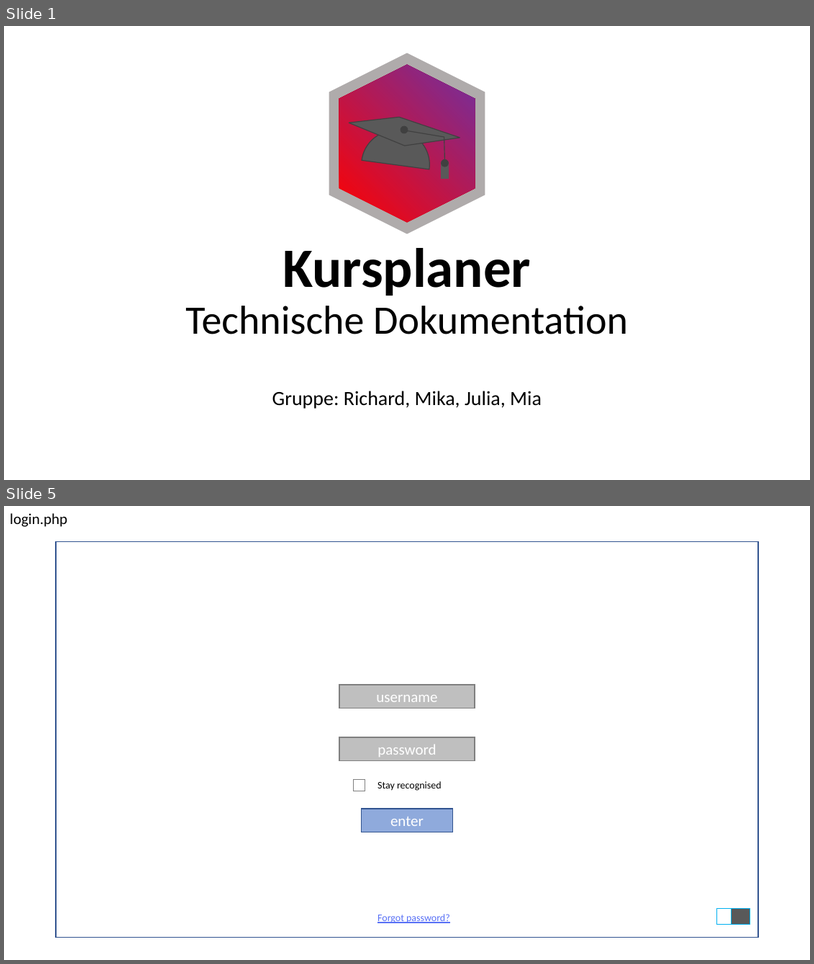
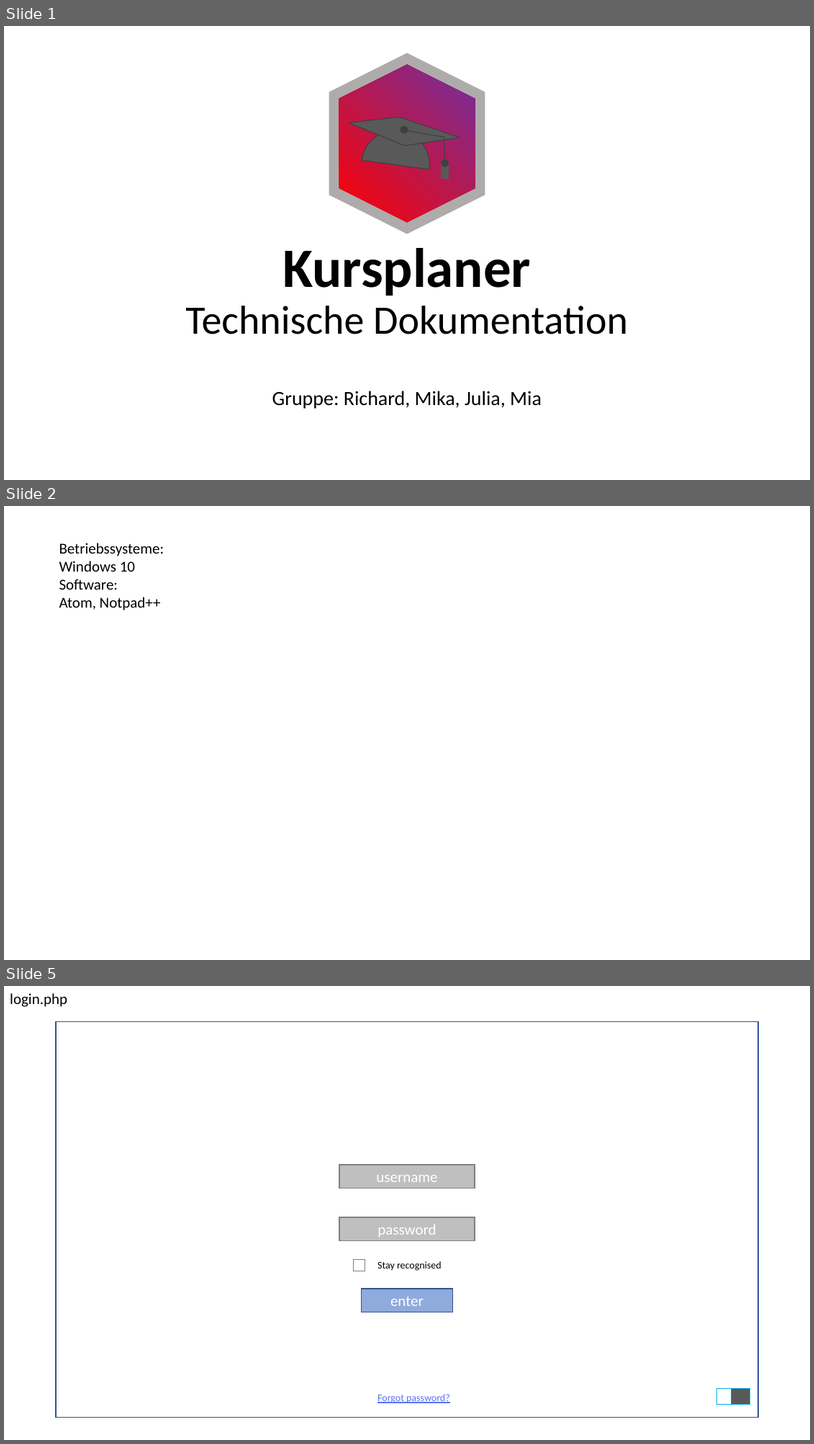
Before and after one commit to jeder49/Kursplaner, a slide deck: Technische Dokumentation.pptx. Shown one above the other, each under a label of ours: slides 1 and 5 before the commit, slides 1, 2 and 5 after it; the slides between them are not shown. The pictures are 814x964 and 814x1444 pixels, drawn with LibreOffice and Linux fonts; fonts in the diff are those of the drawing. Boxes give left, top, right and bottom in pixels: in the first picture for what was removed or moved away, otherwise in the second. Text is boxed around its words. In the diff, an @@ line names an element or a change of style, - is before the commit and + after.

```diff
--- a/Technische Dokumentation.pptx
+++ b/Technische Dokumentation.pptx
@@ slide 2 added at box(4, 506, 810, 960), background #FFFFFF @@
@@ text added at box(59, 543, 165, 610), 18 pt, text #000000 @@
+Betriebssysteme:
+Windows 10
+Software:
+Atom, Notpad++
```
Also in this commit, not shown: 3 slides changed, 1 slide removed, 1 other file.
